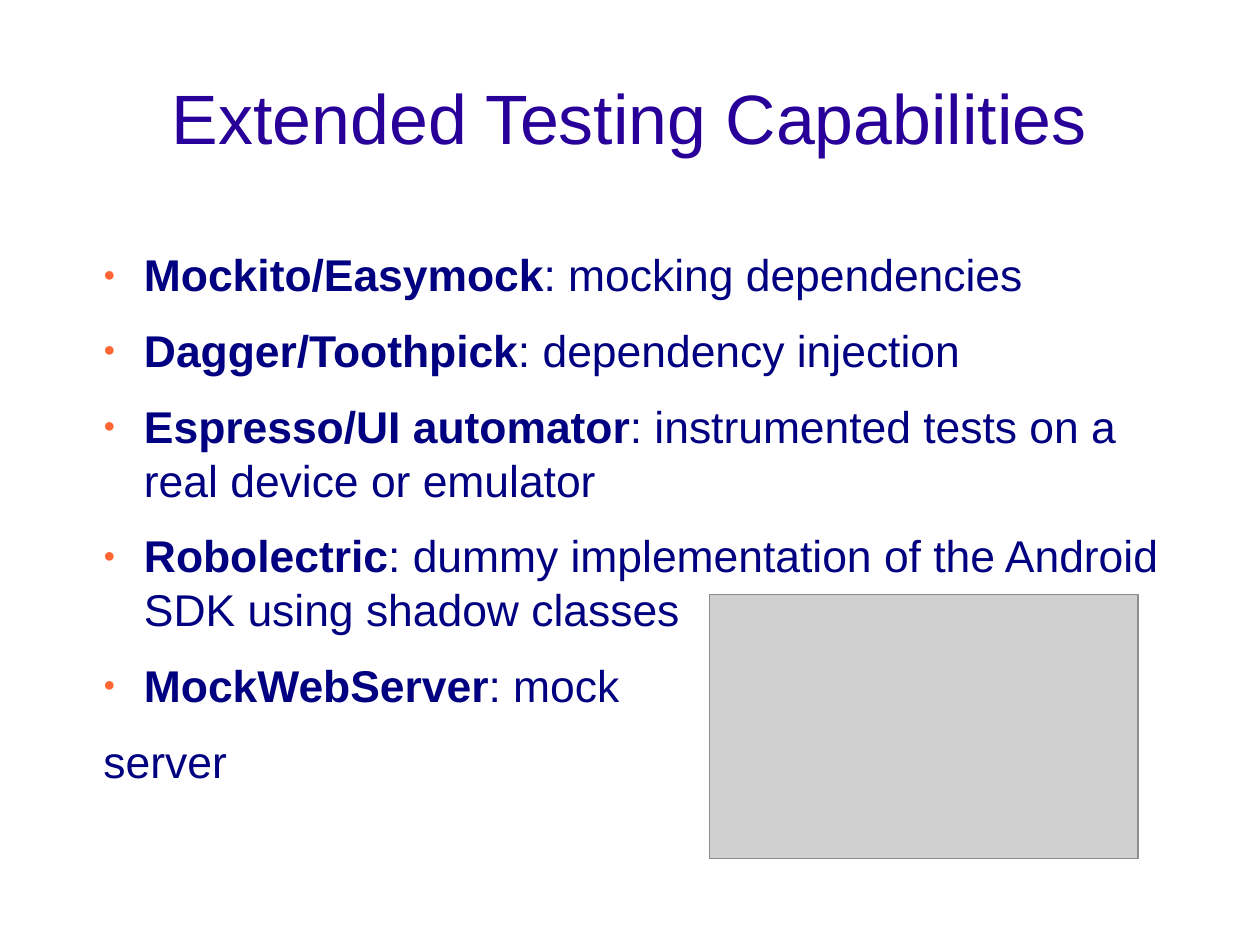
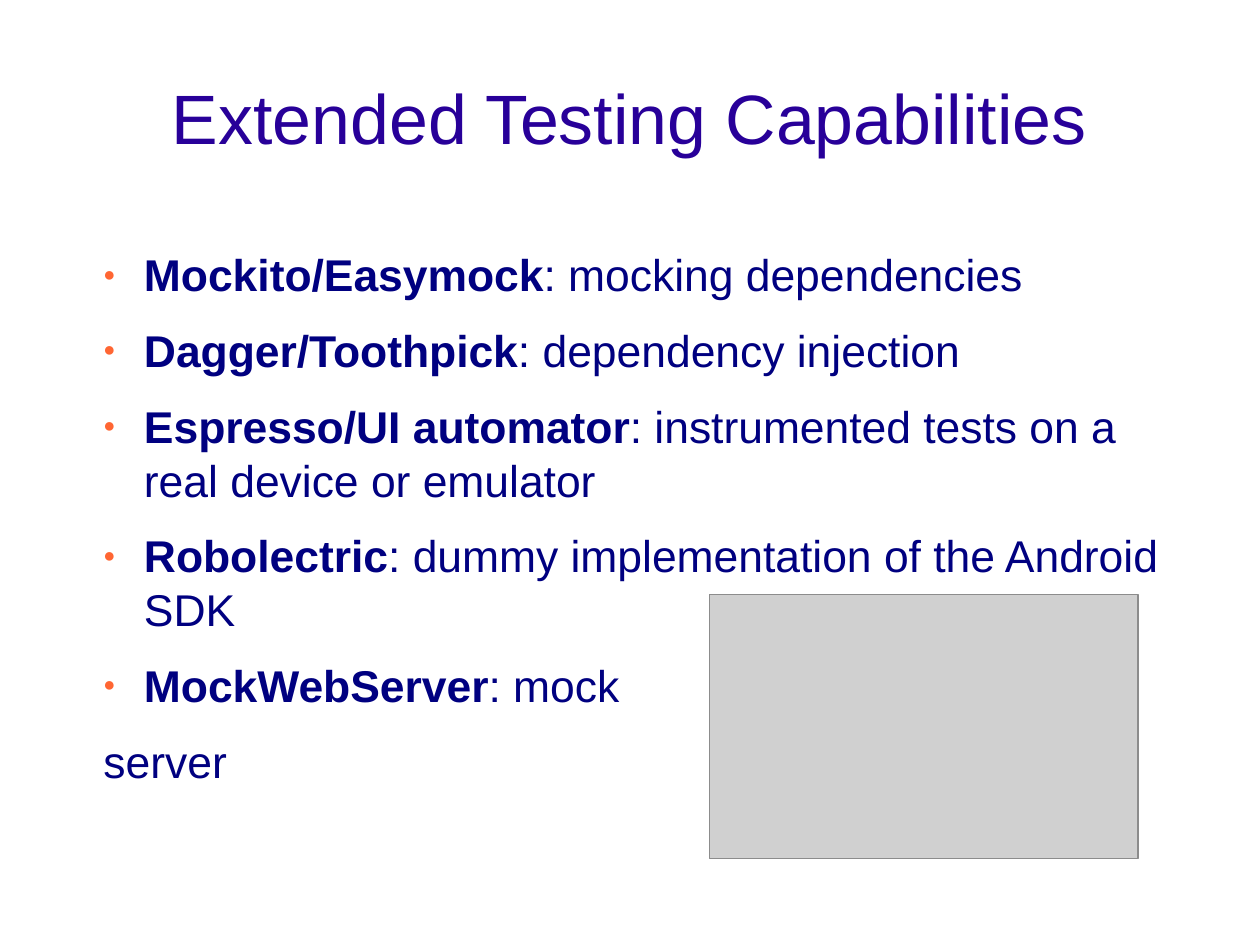
Before and after one commit to Sifis-Develop/Spoon-Knife, a slide deck: slide 18 of android_dev.odp (slide 13 before the commit). Drawn at 1260x945 pixels with LibreOffice and Linux fonts; fonts in the diff are those of the drawing; grey boxes stand for pictures; background and template pictures are left out. Boxes give left, top, right and bottom in pixels: in the first picture for what was removed or moved away, otherwise in the second. Text is boxed around its words. In the diff, an @@ line names an element or a change of style, - is before the commit and + after.

```diff
--- a/android_dev.odp
+++ b/android_dev.odp
@@ text at <box>144,539,1158,627</box>: text changed @@
-● Robolectric: dummy implementation of the Android SDK using shadow classes
+● Robolectric: dummy implementation of the Android SDK
```
Also in this commit, not shown: 6 other slides changed, 6 slides added, 1 slide removed.
